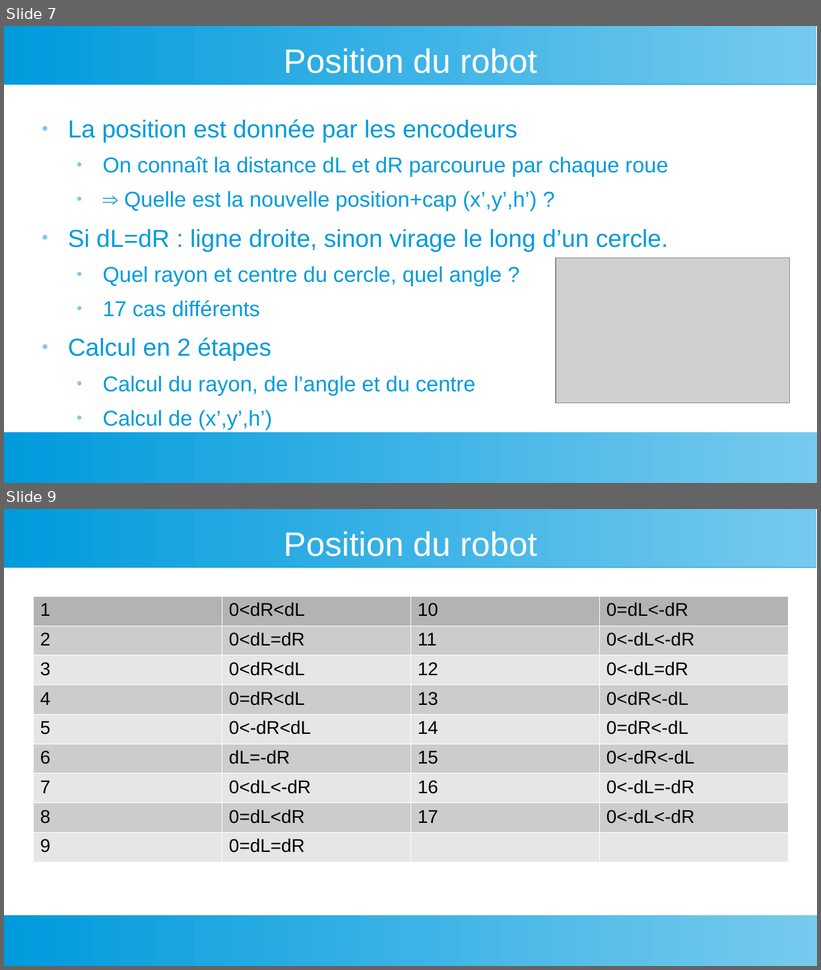
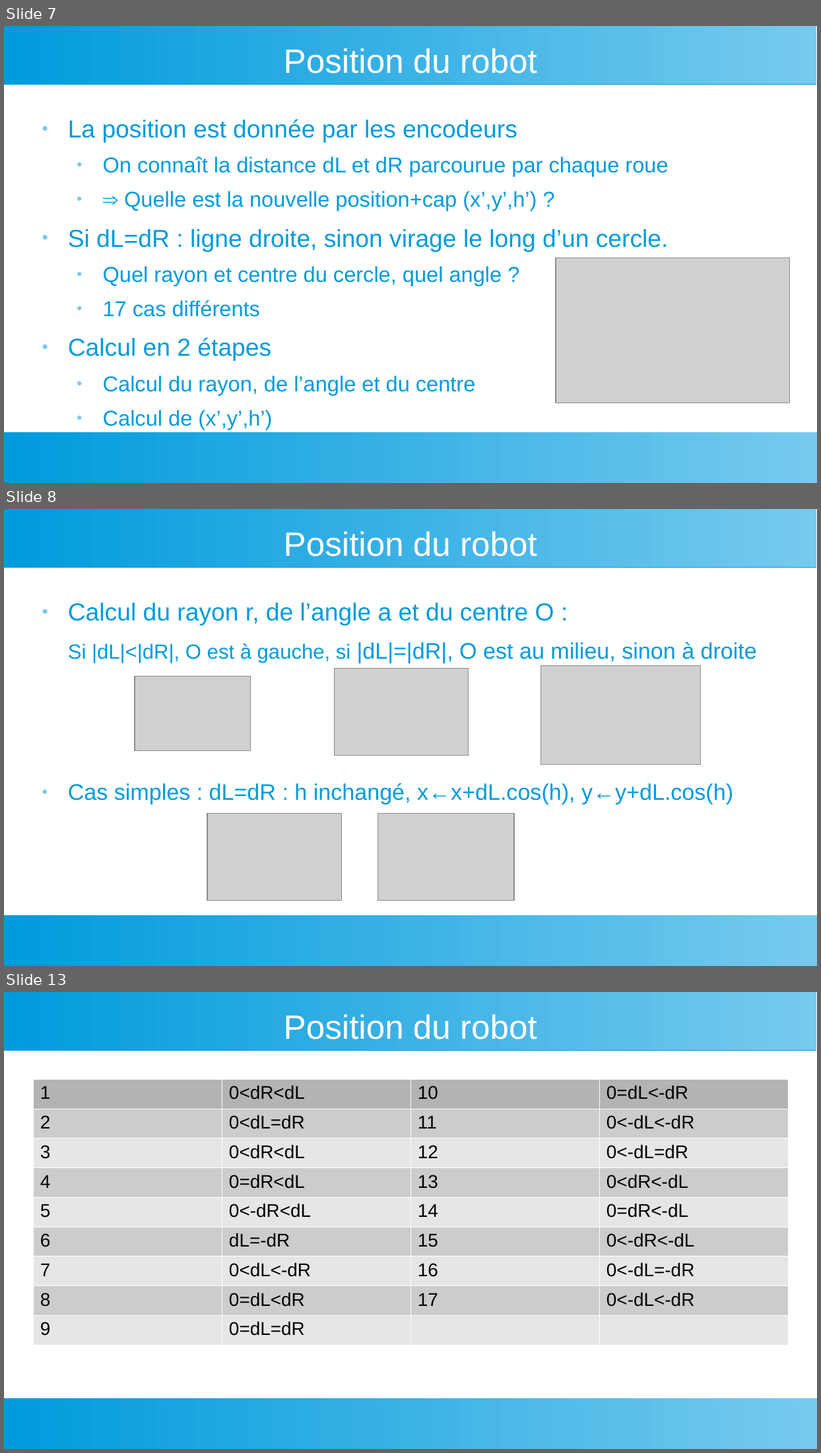
Before and after one commit to LaFabrickMassy/Projet-Fablab, a slide deck: Robotique/Micromouse/Documents/Micromouse -3-Controle.odp. Shown one above the other, each under a label of ours: slides 7 and 9 before the commit, slides 7, 8 and 13 after it; the slides between them are not shown. The pictures are 821x970 and 821x1453 pixels, drawn with LibreOffice and Linux fonts; fonts in the diff are those of the drawing; grey boxes stand for pictures. Boxes give left, top, right and bottom in pixels: in the first picture for what was removed or moved away, otherwise in the second. Text is boxed around its words. In the diff, an @@ line names an element or a change of style, - is before the commit and + after.

```diff
--- a/Robotique/Micromouse/Documents/Micromouse -3-Controle.odp
+++ b/Robotique/Micromouse/Documents/Micromouse -3-Controle.odp
@@ slide 8 added at box(4, 509, 817, 966), background #FFFFFF; not listed: 2 template elements that a slide beside it also shows @@
@@ title added at box(284, 531, 537, 557), 33 pt, text #FFFFFF @@
+Position du robot
@@ text added at box(68, 603, 757, 805), 22 pt, text #009BDD @@
+● Calcul du rayon r, de l’angle a et du centre O :
+Si |dL|<|dR|, O est à gauche, si |dL|=|dR|, O est au milieu, sinon à droite
+● Cas simples : dL=dR : h inchangé, x←x+dL.cos(h), y←y+dL.cos(h)
@@ picture added at box(541, 666, 701, 765) @@
@@ picture added at box(135, 677, 250, 751) @@
@@ picture added at box(335, 669, 469, 757) @@
@@ picture added at box(208, 814, 342, 901) @@
@@ picture added at box(378, 814, 515, 901) @@
@@ what was slide 9 is now slide 13 @@
```
Also in this commit, not shown: 1 slide changed, 3 other slides added, 1 other file.
